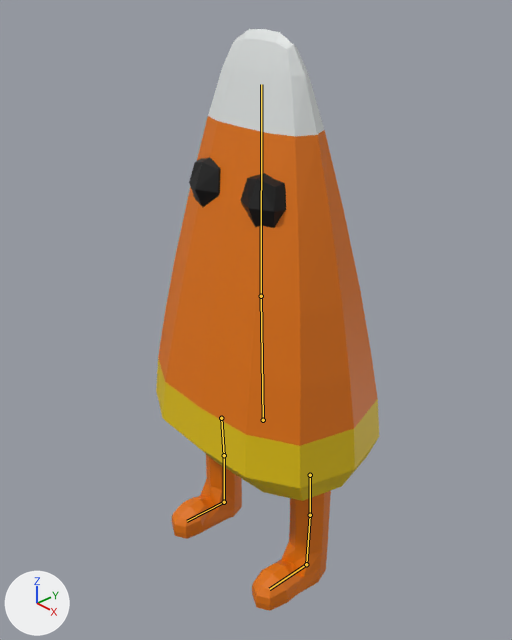
Renders of the Blender file Blender/Mobs/crazycornrun.blend from each side of a commit.
The view is the same before and after, from a camera (50 mm lens) standing at (4.54, -3.37, 6.38) and looking at (-0.05, 0.91, 3.13). The axes (+X, +Y, +Z) are drawn at lower left. The lights are the same throughout. Both versions are drawn at frame 80 of the action 'ArmatureAction'; the numbers are the values there. The bones that bend it are drawn over the model as lines.
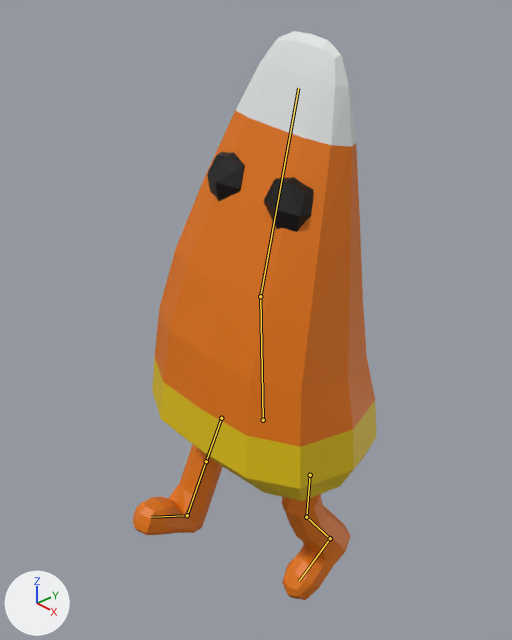
The change, as a diff of the scene's bpy script:
```diff
--- a/Blender/Mobs/crazycornrun.blend.py
+++ b/Blender/Mobs/crazycornrun.blend.py
@@ bone_bone @@
 bone_bone = bpy.data.objects['Armature'].pose.bones['Bone']
-bone_bone.rotation_quaternion = (1.0, 0.0, 0.0, 0.0)  # degrees (0, 0, 0)
+bone_bone.rotation_quaternion = (0.968, -0.029, -0.002, 0.251)  # degrees (-3, 1, 29)
@@ bone_bone_001 @@
 bone_bone_001 = bpy.data.objects['Armature'].pose.bones['Bone.001']  # child of 'Bone'
-bone_bone_001.rotation_quaternion = (1.0, 0.0, 0.0, 0.0)  # degrees (0, 0, 0)
+bone_bone_001.rotation_quaternion = (0.999, 0.004, 0.0, -0.035)  # degrees (0, 0, -4)
@@ bone_bone_008 @@
 bone_bone_008 = bpy.data.objects['Armature'].pose.bones['Bone.008']
-bone_bone_008.rotation_quaternion = (1.0, 0.0, 0.0, 0.0)  # degrees (0, 0, 0)
+bone_bone_008.rotation_quaternion = (1.0, 0.003, 0.01, 0.002)  # degrees (0, 1, 0)
@@ bone_bone_009 @@
 bone_bone_009 = bpy.data.objects['Armature'].pose.bones['Bone.009']  # child of 'Bone.008'
-bone_bone_009.rotation_quaternion = (1.0, 0.0, 0.0, 0.0)  # degrees (0, 0, 0)
+bone_bone_009.rotation_quaternion = (0.996, 0.022, 0.024, -0.079)  # degrees (2, 3, -9)
@@ bone_bone_003 @@
 bone_bone_003 = bpy.data.objects['Armature'].pose.bones['Bone.003']
-bone_bone_003.rotation_quaternion = (1.0, 0.0, 0.0, 0.0)  # degrees (0, 0, 0)
+bone_bone_003.rotation_quaternion = (0.999, -0.005, 0.0, 0.046)  # degrees (-1, 0, 5)
@@ bone_bone_004 @@
 bone_bone_004 = bpy.data.objects['Armature'].pose.bones['Bone.004']  # child of 'Bone.003'
-bone_bone_004.rotation_quaternion = (1.0, 0.0, 0.0, 0.0)  # degrees (0, 0, 0)
+bone_bone_004.rotation_quaternion = (0.933, 0.041, 0.0, -0.359)  # degrees (4, 2, -42)
```

Where the change shows, as pixel boxes [x1, y1, x2, y2] in the pictures (512 x 640 px):
'Cube', posed (9% wider)
    before: [156, 29, 379, 611]
    after: [133, 31, 376, 600]
bone 'Bone', root to tip
    before: (221, 418) to (224, 455)
    after: (221, 418) to (206, 461)
bone 'Bone.001', root to tip
    before: (224, 455) to (224, 502)
    after: (206, 461) to (187, 515)
bone 'Bone.008', root to tip
    before: (263, 420) to (261, 296)
    after: (263, 420) to (260, 296)
bone 'Bone.009', root to tip
    before: (261, 296) to (261, 84)
    after: (260, 296) to (298, 88)
bone 'Bone.003', root to tip
    before: (310, 475) to (310, 515)
    after: (310, 475) to (306, 517)
bone 'Bone.004', root to tip
    before: (310, 515) to (306, 564)
    after: (306, 517) to (330, 538)
